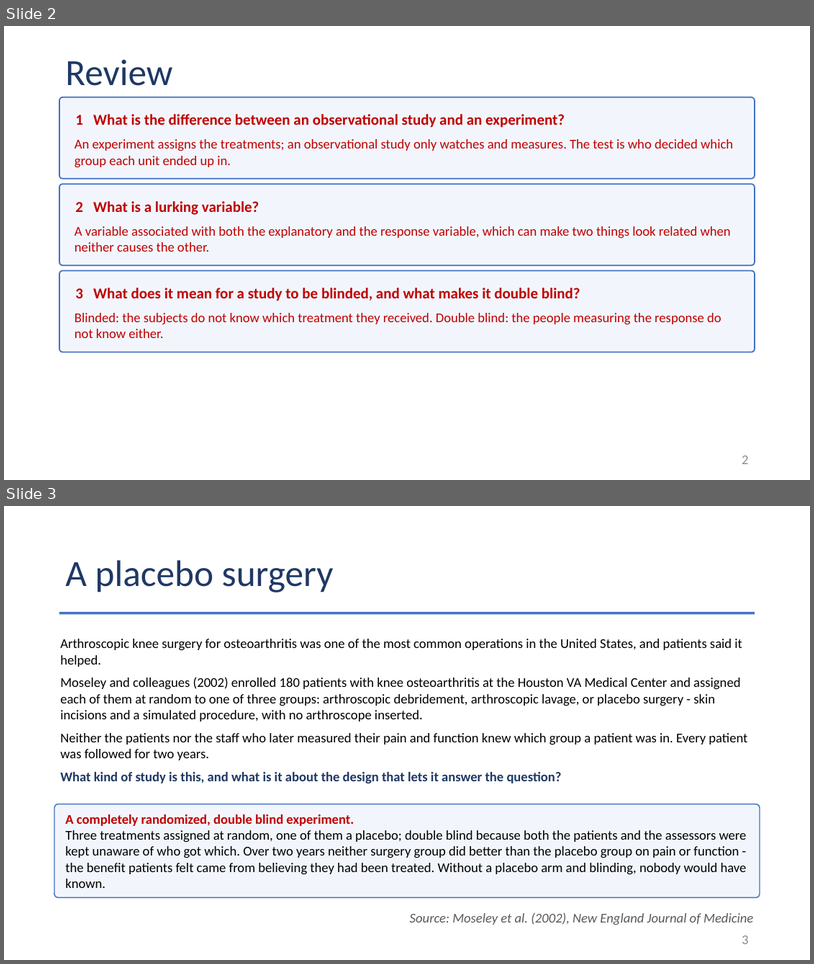
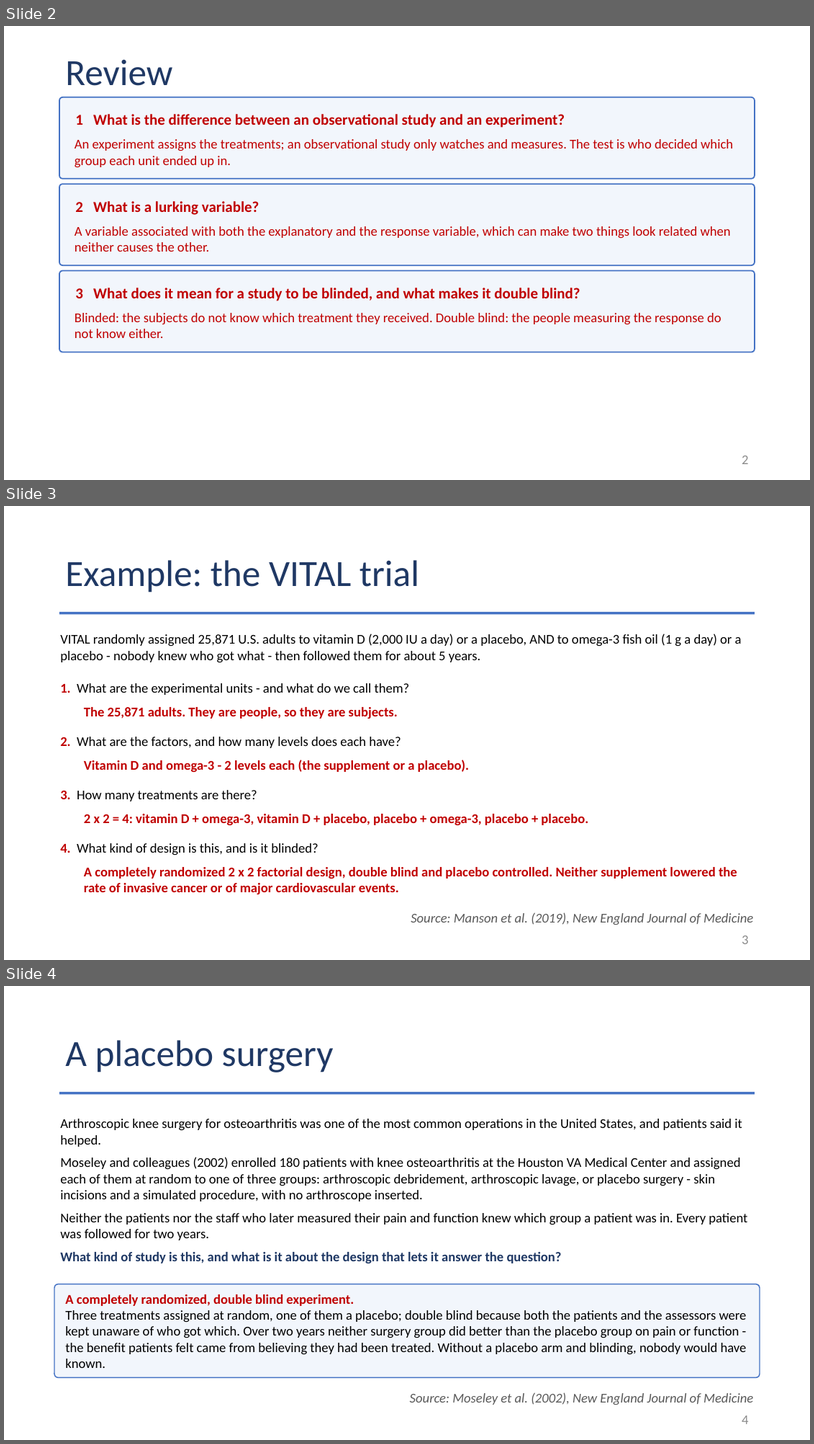
Before and after one commit to Jarred6068/Kvamme_UI_STAT251, a slide deck: docs/lecture_slides/Week 5/Week5_Lecture11_Slides_9_25_2026.pptx. Shown one above the other, each under a label of ours: slides 2 and 3 before the commit, slides 2, 3 and 4 after it. The pictures are 814x964 and 814x1444 pixels, drawn with LibreOffice and Linux fonts; fonts in the diff are those of the drawing. Boxes give left, top, right and bottom in pixels: in the first picture for what was removed or moved away, otherwise in the second. Text is boxed around its words. In the diff, an @@ line names an element or a change of style, - is before the commit and + after.

```diff
--- a/docs/lecture_slides/Week 5/Week5_Lecture11_Slides_9_25_2026.pptx
+++ b/docs/lecture_slides/Week 5/Week5_Lecture11_Slides_9_25_2026.pptx
@@ slide 3 added at <box>4,506,810,960</box>, background #FFFFFF @@
@@ title added at <box>65,560,419,592</box>, 44 pt, text #1F3864 @@
+Example: the VITAL trial
@@ rectangle added at <box>59,612,756,614</box>, fill #4472C4 @@
@@ text added at <box>60,633,742,663</box>, 16 pt, text #000000 @@
+VITAL randomly assigned 25,871 U.S. adults to vitamin D (2,000 IU a day) or a placebo, AND to omega-3 fish oil (1 g a day) or a placebo - nobody knew who got what - then followed them for about 5 years.
@@ text added at <box>60,683,410,695</box>, 16 pt, text #000000 @@
+1. What are the experimental units - and what do we call them?
@@ text added at <box>84,707,398,718</box>, 16 pt, text #C00000, bold @@
+The 25,871 adults. They are people, so they are subjects.
@@ text added at <box>60,736,401,748</box>, 16 pt, text #000000 @@
+2. What are the factors, and how many levels does each have?
@@ text added at <box>84,759,469,772</box>, 16 pt, text #C00000, bold @@
+Vitamin D and omega-3 - 2 levels each (the supplement or a placebo).
@@ text added at <box>60,790,257,801</box>, 16 pt, text #000000 @@
+3. How many treatments are there?
@@ text added at <box>84,813,589,825</box>, 16 pt, text #C00000, bold @@
+2 x 2 = 4: vitamin D + omega-3, vitamin D + placebo, placebo + omega-3, placebo + placebo.
@@ text added at <box>60,843,319,855</box>, 16 pt, text #000000 @@
+4. What kind of design is this, and is it blinded?
@@ text added at <box>84,867,738,894</box>, 16 pt, text #C00000, bold @@
+A completely randomized 2 x 2 factorial design, double blind and placebo controlled. Neither supplement lowered the rate of invasive cancer or of major cardiovascular events.
@@ text added at <box>411,912,754,924</box>, 16 pt, text #595959, italic @@
+Source: Manson et al. (2019), New England Journal of Medicine
@@ page number added at <box>742,935,748,944</box>, 16 pt, text #8C8C8C @@
+3
@@ what was slide 3 is now slide 4 @@
@@ page number at <box>742,1415,748,1424</box>: text changed @@
-3
+4
```
Also in this commit, not shown: 26 other files.
